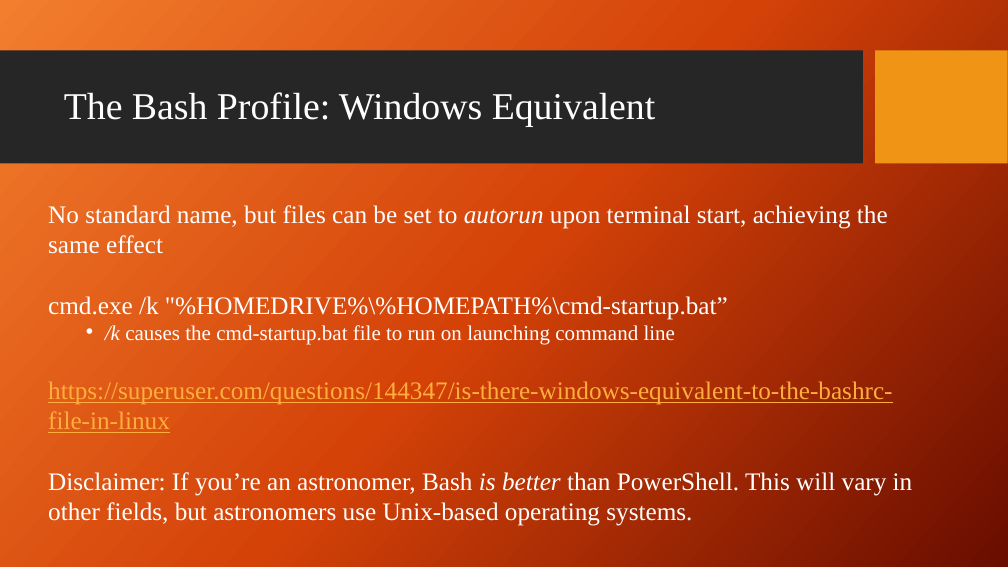
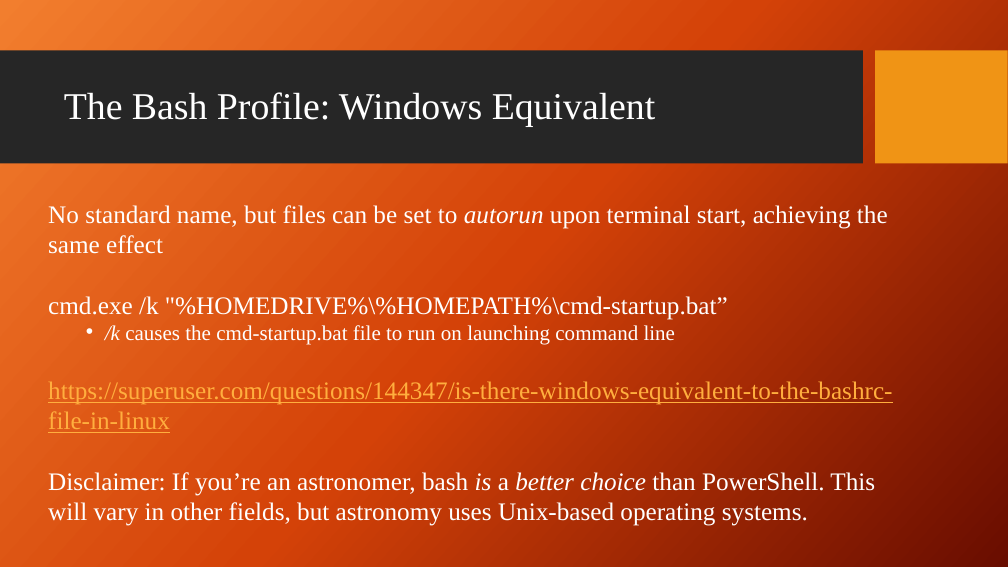
Before and after one commit to giganano/PythonBootcamp, a slide deck: slide 15 of slides/terminal.pptx. Drawn at 1008x567 pixels with LibreOffice and Linux fonts; fonts in the diff are those of the drawing; background and template pictures are left out. Boxes give left, top, right and bottom in pixels: in the first picture for what was removed or moved away, otherwise in the second. Text is boxed around its words. In the diff, an @@ line names an element or a change of style, - is before the commit and + after.

```diff
--- a/slides/terminal.pptx
+++ b/slides/terminal.pptx
@@ text at (x1=48, y1=472, x2=875, y2=526): text changed @@
-Disclaimer: If you’re an astronomer, Bash is better than PowerShell. This will vary in other fields, but astronomers use Unix-based operating systems.
+Disclaimer: If you’re an astronomer, bash is a better choice than PowerShell. This will vary in other fields, but astronomy uses Unix-based operating systems.
```
Also in this commit, not shown: 3 other slides changed, 5 other files.
